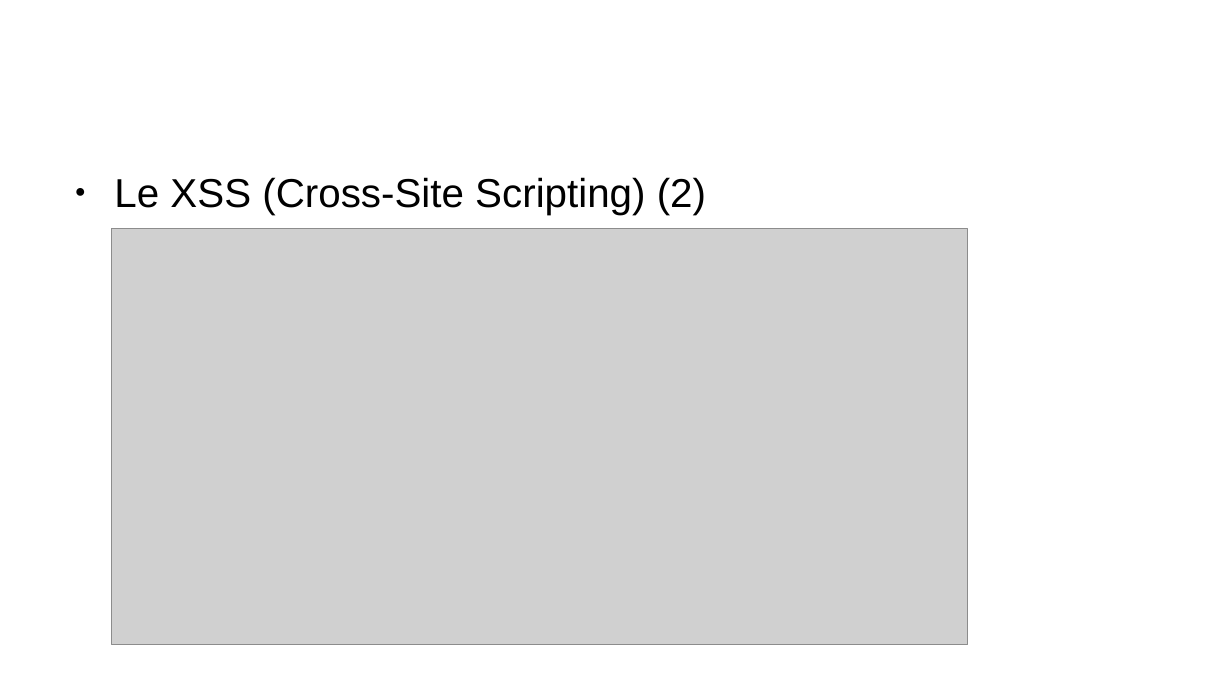
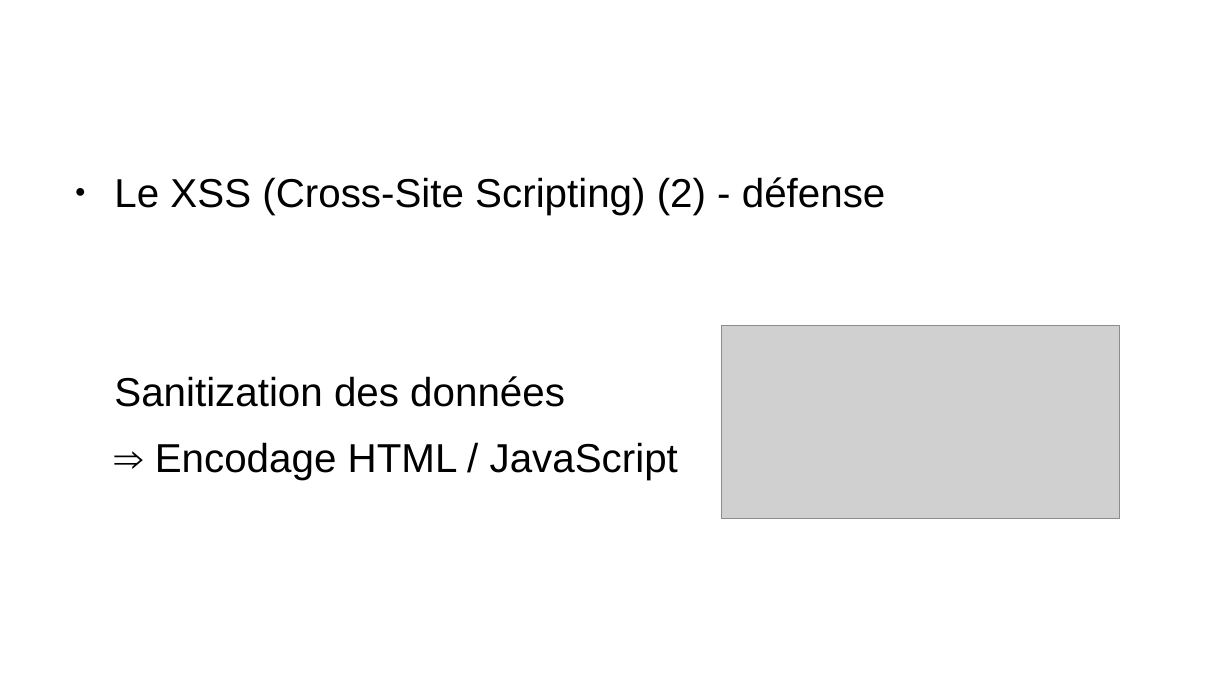
Before and after one commit to laurentpicardLP2/smartFitness, a slide deck: slide 19 of docs/oral/presOralSlideJeremy.odp. Drawn at 1232x693 pixels with LibreOffice and Linux fonts; fonts in the diff are those of the drawing; grey boxes stand for pictures; background and template pictures are left out. Boxes give left, top, right and bottom in pixels: in the first picture for what was removed or moved away, otherwise in the second. Text is boxed around its words. In the diff, an @@ line names an element or a change of style, - is before the commit and + after.

```diff
--- a/docs/oral/presOralSlideJeremy.odp
+++ b/docs/oral/presOralSlideJeremy.odp
@@ text at [114,177,886,480]: text changed @@
-● Le XSS (Cross-Site Scripting) (2)
+● Le XSS (Cross-Site Scripting) (2) - défense
+Sanitization des données
+⇒ Encodage HTML / JavaScript
@@ picture: place and size @@
-picture at [112,229,968,645]
+picture at [722,325,1120,519]
```
Also in this commit, not shown: 4 other slides changed, 3 slides added, 6 other files.
